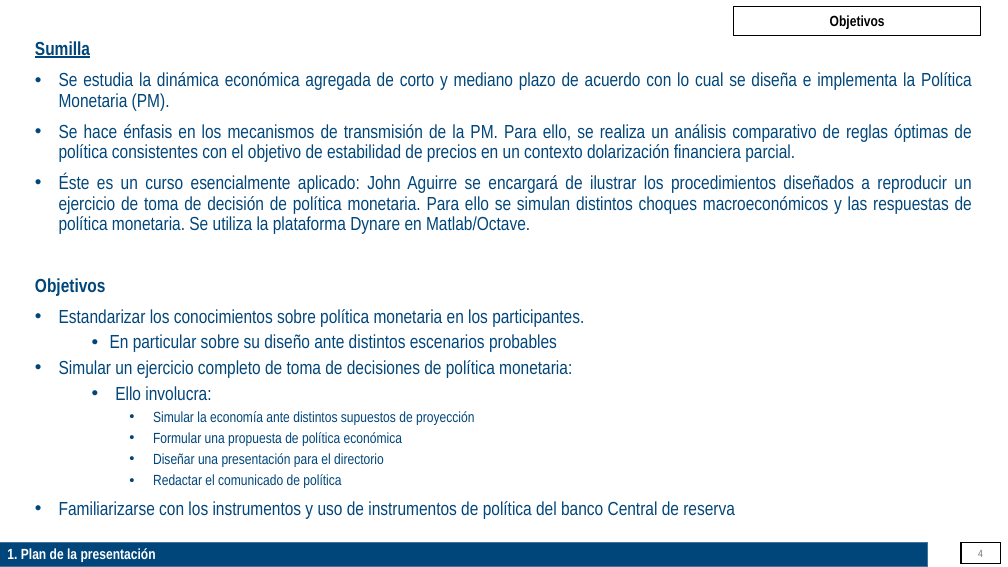
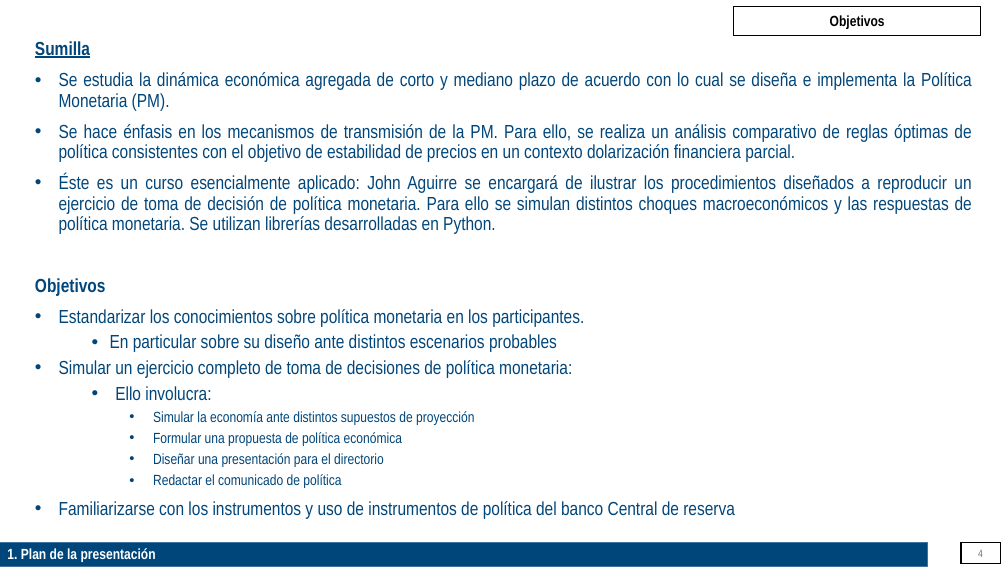
Before and after one commit to patrickcastilla/CUECOPolMon_fork_2, a slide deck: slide 4 of 01_NotasDeClase/Fundamentos_MPT_0.pptx. Drawn at 1008x567 pixels with LibreOffice and Linux fonts; fonts in the diff are those of the drawing. Boxes give left, top, right and bottom in pixels: in the first picture for what was removed or moved away, otherwise in the second. Text is boxed around its words. In the diff, an @@ line names an element or a change of style, - is before the commit and + after.

```diff
--- a/01_NotasDeClase/Fundamentos_MPT_0.pptx
+++ b/01_NotasDeClase/Fundamentos_MPT_0.pptx
@@ text at (59, 174, 972, 234): text changed @@
-• Éste es un curso esencialmente aplicado: John Aguirre se encargará de ilustrar los procedimientos diseñados a reproducir un ejercicio de toma de decisión de política monetaria. Para ello se simulan distintos choques macroeconómicos y las respuestas de política monetaria. Se utiliza la plataforma Dynare en Matlab/Octave.
+• Éste es un curso esencialmente aplicado: John Aguirre se encargará de ilustrar los procedimientos diseñados a reproducir un ejercicio de toma de decisión de política monetaria. Para ello se simulan distintos choques macroeconómicos y las respuestas de política monetaria. Se utilizan librerías desarrolladas en Python.
```
Also in this commit, not shown: 1 other slide changed, 2 other files.
